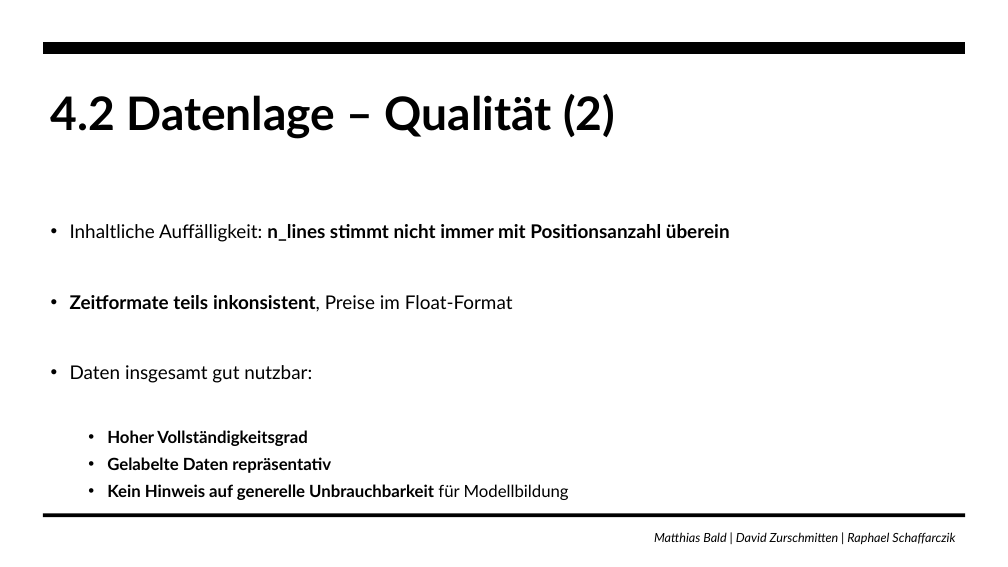
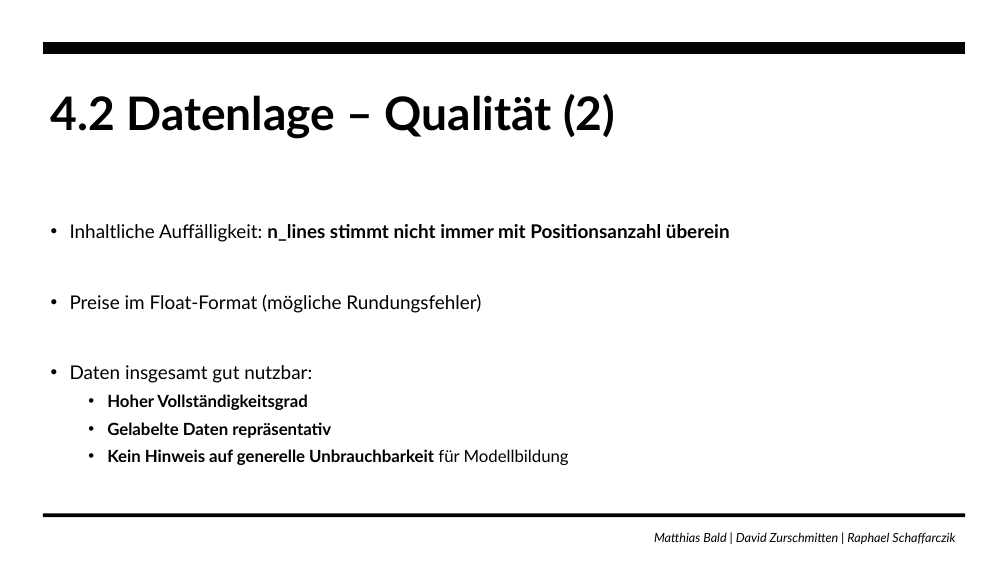
Before and after one commit to zurdavid/projektpraktikum-datascience, a slide deck: slide 20 of Präsentation_Bald.pptx. Drawn at 1008x567 pixels with LibreOffice and Linux fonts; fonts in the diff are those of the drawing; background and template pictures are left out. Boxes give left, top, right and bottom in pixels: in the first picture for what was removed or moved away, otherwise in the second. Text is boxed around its words. In the diff, an @@ line names an element or a change of style, - is before the commit and + after.

```diff
--- a/Präsentation_Bald.pptx
+++ b/Präsentation_Bald.pptx
@@ text at box(70, 294, 481, 313): text changed; bold off @@
-• Zeitformate teils inkonsistent, Preise im Float-Format
+• Preise im Float-Format (mögliche Rundungsfehler)
```
Also in this commit, not shown: 8 other slides changed, 3 slides added.
